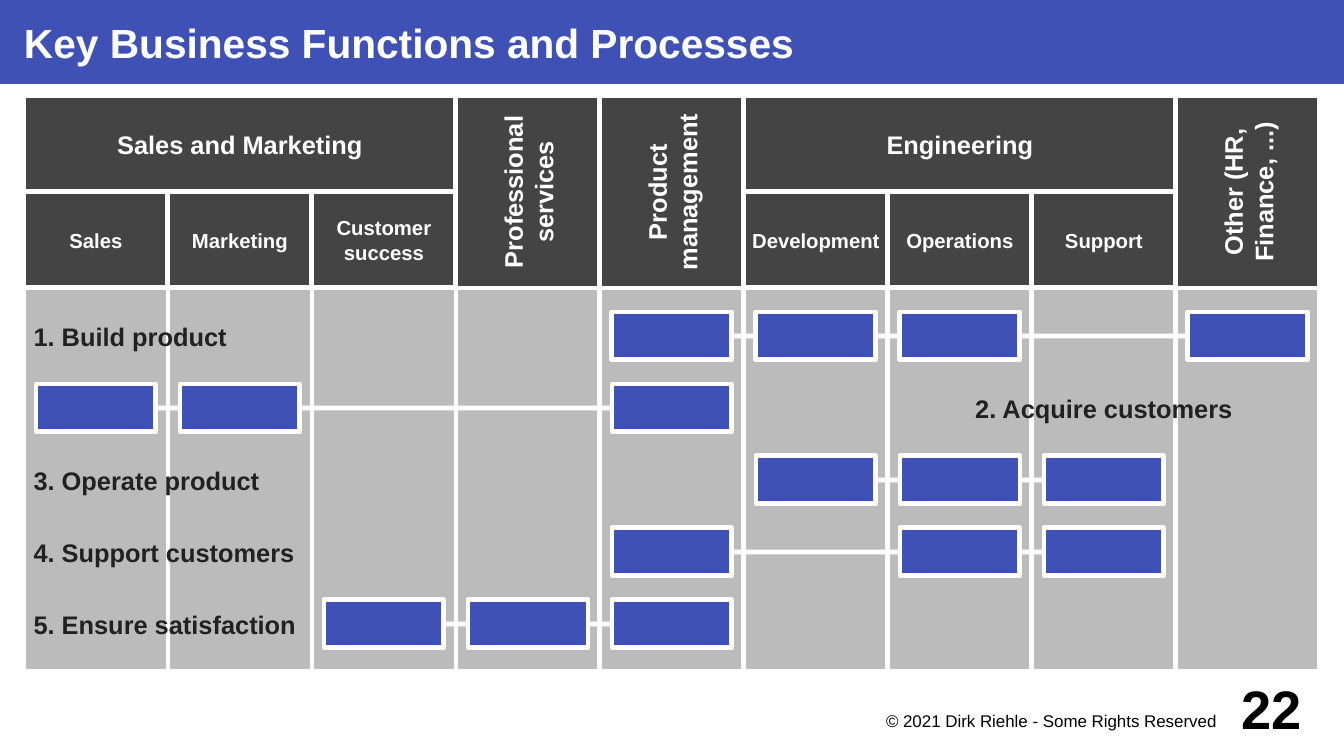
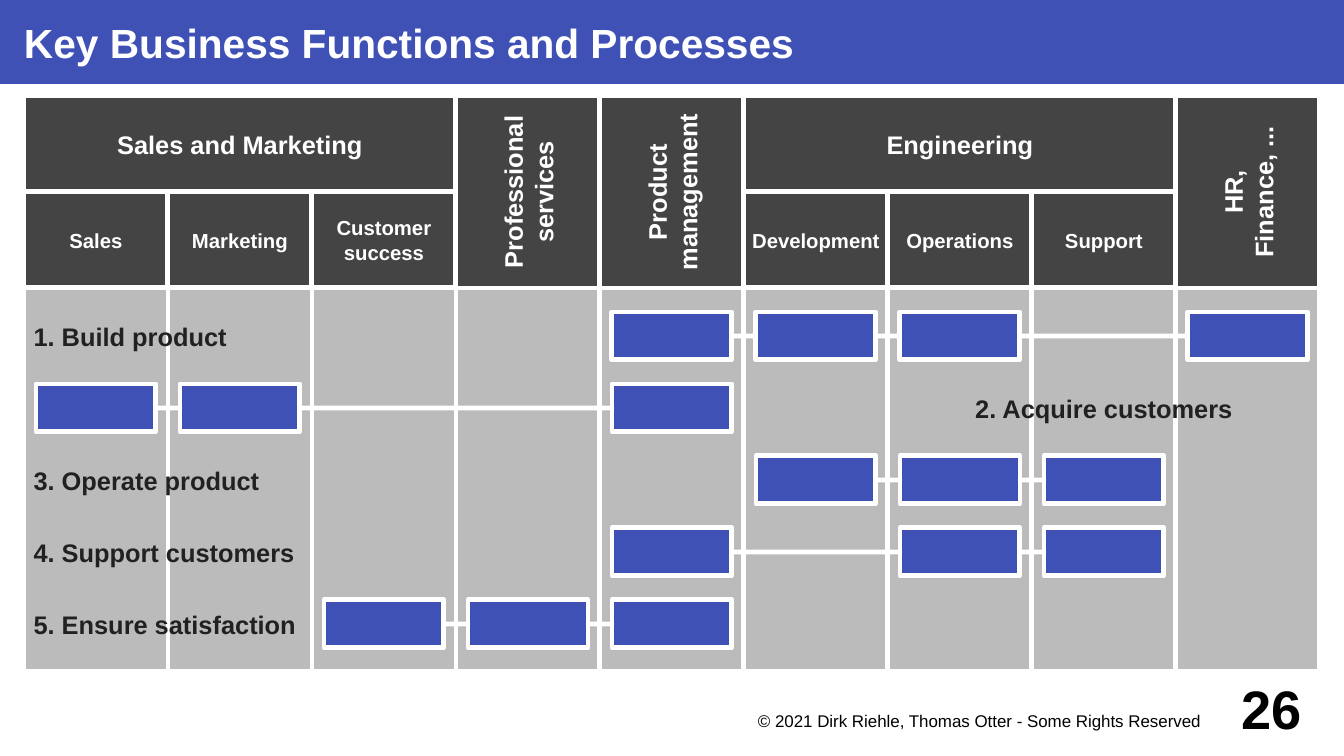
Before and after one commit to dirkriehle/coss-course, a slide deck: slide 26 of Lecture slides/COSS B03 - Software Vendors.odp (slide 22 before the commit). Drawn at 1344x756 pixels with LibreOffice and Linux fonts; fonts in the diff are those of the drawing. Boxes give left, top, right and bottom in pixels: in the first picture for what was removed or moved away, otherwise in the second. Text is boxed around its words. In the diff, an @@ line names an element or a change of style, - is before the commit and + after.

Commit message:
Updated Thomas slides with changes from 2021

```diff
--- a/Lecture slides/COSS B03 - Software Vendors.odp
+++ b/Lecture slides/COSS B03 - Software Vendors.odp
@@ text in rectangle at (1220,165,1278,255): text changed @@
-Other (HR,
-Finance, ...)
+HR,
+Finance, ...
@@ text at (775,714,1200,731): text changed @@
-© 2021 Dirk Riehle - Some Rights Reserved
+© 2021 Dirk Riehle, Thomas Otter - Some Rights Reserved
@@ page number at (1242,691,1302,730): text changed @@
-22
+26
```
Also in this commit, not shown: 41 other slides changed, 4 slides added, 1 other file.
